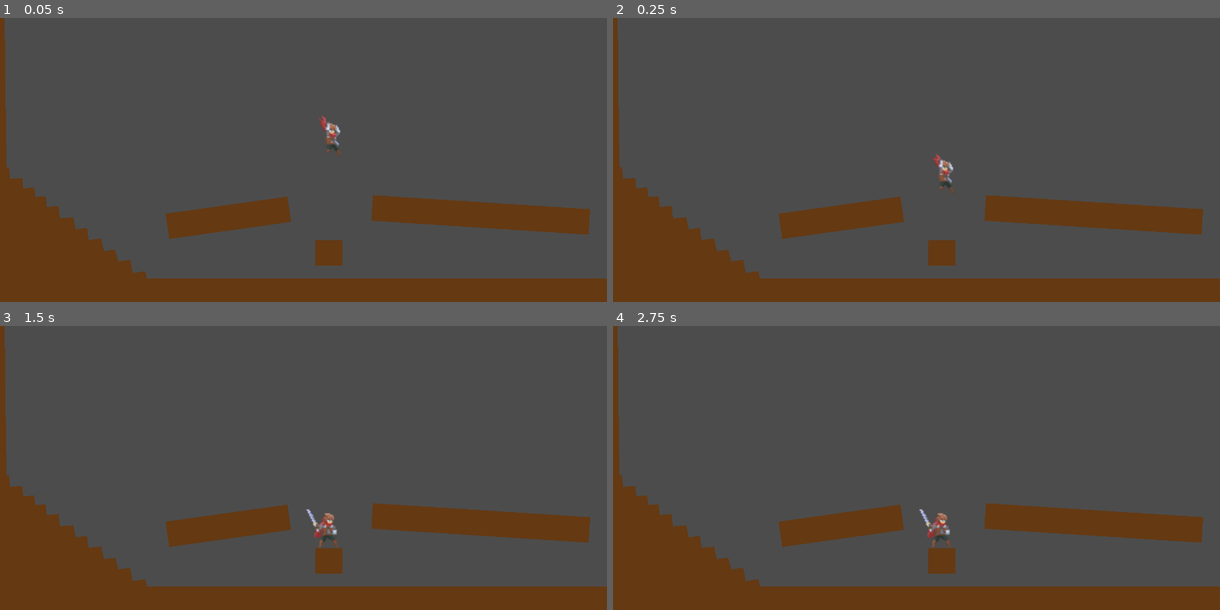
Above: before the commit, frames 1-4 (two rows, left to right).
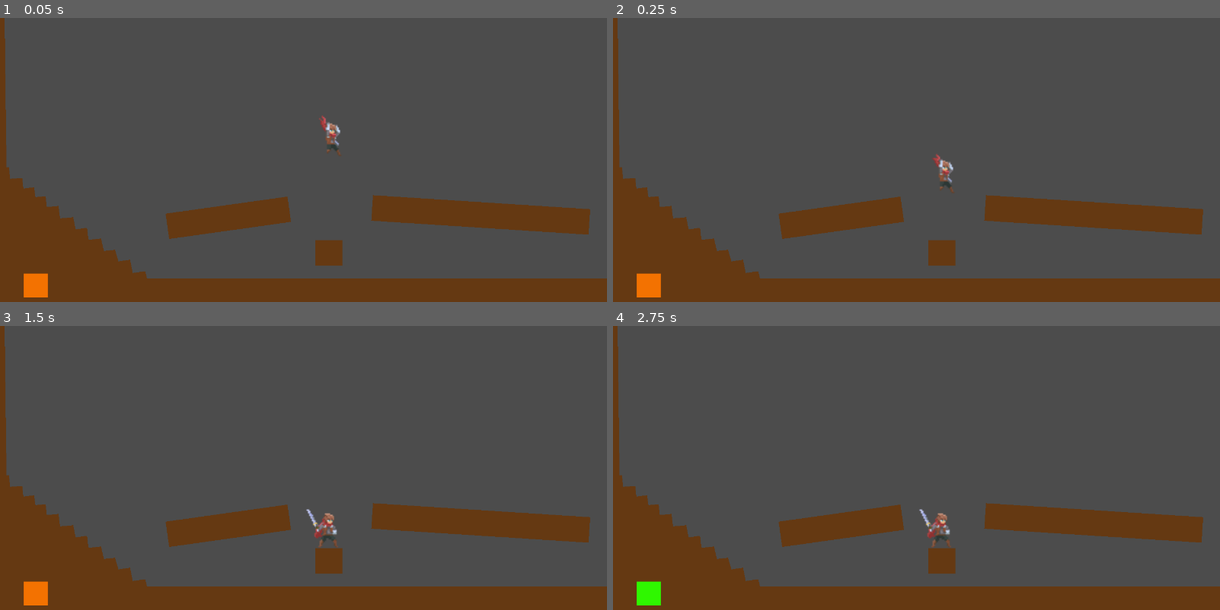
Above: after the commit, the same moments.

Repository: Amri-Tarik/Secrets-of-alchemy
Game: Godot game, scene res://scenes/main.tscn
Same seed, same stepped clock (60 frames per second), same inputs: the game is played once before the commit and once after it.
Inputs (mouse positions are in pixels of both pictures, inside the frame that each line leads up to):
- Up to frame 1 (0.05 s): no input
- Up to frame 2 (0.25 s): no input
- Up to frame 3 (1.5 s): tap Enter (ui_accept) at 0.5, 0.77 s; move the mouse to (437, 462) at 0.52 s; hold Right mouse button (ui_aoe) 0.53-1.28 s; hold Right (ui_right) from 0.53 s (still down); tap R (ui_switch) at 0.8, 1.35 s; move the mouse to (182, 493) at 1.27 s
- Up to frame 4 (2.75 s): tap Enter (ui_accept) at 1.52, 2 s; right-click (795, 493) at 1.55 s; move the mouse to (977, 411) at 2.02 s; release Right (ui_right) at 2.03 s; hold Left (ui_left) from 2.03 s (still down); hold Right mouse button (ui_aoe) from 2.03 s (still down); tap R (ui_switch) at 2.3 s

The runs differ from the first frame. In frame 1, 0.3% of the frame differs, in the area x 3-8%, y 89-99%; in frame 2, 0.3%; in frame 3, 0.3%; in frame 4, 0.3%.

Commit message:
added gas and element indicator

Diff:
--- /dev/null
+++ b/GDScript/element0.gd
@@ -0,0 +1,14 @@
+extends ColorRect
+
+var a = 1
+
+func _ready():
+	get_parent().connect("change_element",self,"active")
+
+func active():
+	if a == 1:
+		a = 0
+		color = Color("30f800")
+	else :
+		a = 1
+		color = Color("f47302")
--- a/GDScript/elemental.gd
+++ b/GDScript/elemental.gd
@@ -3,7 +3,6 @@
 export var aoe_length = 10
 var CENTRAL = Vector2()
 var IMPULSE = Vector2()
-var ground
 var CHAR_POS
 var mouse_pos
 var pos_burst_r
@@ -20,7 +19,7 @@
 	pos_burst_l = Vector2(-110,-25) + CHAR_POS
 	var timer = Timer.new()
 	self.add_child(timer)
-	timer.set_wait_time(3.5)
+	timer.set_wait_time(5)
 	randomize()
 	timer.start()
 	yield(timer,"timeout")
@@ -28,30 +27,32 @@
 	self.queue_free()
 
 
-func burst(particle,central,impulse):
+func burst(new_scale,particle,central,impulse,follow_mouse):
 	var elemental = particle.instance()
+	elemental.scale = new_scale
 	self.add_child(elemental)
 	CENTRAL = central
 	if get_node("../Hero/AnimatedSprite").flip_h :
-		IMPULSE = Vector2(-rand_range(impulse[0],impulse[1]),rand_range(impulse[2],impulse[3]) + pos_burst_l.direction_to(to_local(mouse_pos+Vector2(0,100))).y*5 )
+		IMPULSE = Vector2(-rand_range(impulse[0],impulse[1]),rand_range(impulse[2],impulse[3]) + pos_burst_l.direction_to(to_local(mouse_pos+Vector2(0,100))).y*5*follow_mouse )
 		translate(pos_burst_l)
 	else :
-		IMPULSE = Vector2(rand_range(impulse[0],impulse[1]),rand_range(impulse[2],impulse[3]) + pos_burst_r.direction_to(to_local(mouse_pos+Vector2(0,100))).y*5 )
+		IMPULSE = Vector2(rand_range(impulse[0],impulse[1]),rand_range(impulse[2],impulse[3]) + pos_burst_r.direction_to(to_local(mouse_pos+Vector2(0,100))).y*5*follow_mouse )
 		translate(pos_burst_r)
 
 
-func aoe(particle,k,ground):
+func aoe(new_scale,fill_height,particle,central,impulse,k,ground,aoe_coef):
 	var elemental = particle.instance()
+	elemental.scale = new_scale
 	self.add_child(elemental)
-	translate(Vector2(mouse_pos.x + aoe_length*k - 12.5*aoe_length,ground[k].y - 30) )
-	CENTRAL = Vector2(0,0)
-	IMPULSE = Vector2(rand_range(-1,1),0)
-	elemental.scale_amount = 2
-	elemental.gravity = Vector2(0,-500)
+	translate(Vector2(mouse_pos.x + aoe_length*k - 12.5*aoe_length , ground[k].y -30 -40*fill_height) )
+	CENTRAL = central
+	IMPULSE = Vector2( rand_range(impulse[0],impulse[1]), rand_range(impulse[2],impulse[3]) )
+	elemental.gravity = Vector2(0,-250*aoe_coef)
 #	self.scale = Vector2(2,2)
+#	elemental.scale_amount = elemental.scale_amount
 
 
-func _integrate_forces(state):
+func _integrate_forces(_state):
 	add_central_force(CENTRAL)
 	apply_central_impulse(IMPULSE)
 	set_inertia(1000)
--- /dev/null
+++ b/GDScript/gas.gd
@@ -0,0 +1,6 @@
+extends CPUParticles2D
+
+func _ready():
+	emitting = false
+	yield(get_tree().create_timer(0.2), "timeout")
+	emitting = true
--- a/GDScript/main.gd
+++ b/GDScript/main.gd
@@ -1,20 +1,28 @@
 extends Node2D
 
 const atom = preload("res://scenes/elemental.tscn")
-var flame = { "particle" : preload("res://scenes/spark.tscn"), "centralburst" : Vector2(-1.5,-5),"impulseburst" : [4,8,0,-2]   }
-var gas = {  }
+
+#aoe_fill = 2 is one node
+var flame = { "particle" : preload("res://scenes/spark.tscn"),"burstscale" : Vector2(1,1),"aoescale" : Vector2(2,2), "centralburst" : Vector2(-1.5,-5),"impulseburst" : [4,8,0,-2],"centralaoe" : Vector2(0,0),"impulseaoe" : [-1,1,0,0], "follow_mouse" : 1, "aoe_coef" : 2, "aoe_fill" : 1 }
+var gas = { "particle" : preload("res://scenes/gas.tscn"),"burstscale" : Vector2(3,3), "aoescale" : Vector2(3,3), "centralburst" : Vector2(0,-0.5),"impulseburst" : [-0.5,0.5,-0.5,0.5],"centralaoe" : Vector2(0,-0.3),"impulseaoe" : [-0.8,0.8,0,-0.5], "follow_mouse" : 0, "aoe_coef" : 0, "aoe_fill" : 3 }
+
 var element = [flame,gas]
 var i = 0
 var ground = {}
 var mouse_pos
 export var aoe_length = 10
 
+signal change_element
+
 func _ready():
+# warning-ignore:return_value_discarded
 	$Hero.connect("burst",self,"burst")
+# warning-ignore:return_value_discarded
 	$Hero.connect("aoe",self,"aoe")
 
 func _process(_delta):
 	if(Input.is_action_just_pressed("ui_switch")):
+		emit_signal("change_element")
 		if i :
 			i = 0
 		else :
@@ -25,17 +33,18 @@
 		mouse_pos = get_viewport().get_mouse_position()
 		for col in range(25) :
 			var space_state = get_world_2d().direct_space_state
-			ground[col] = space_state.intersect_ray(Vector2(mouse_pos.x + aoe_length*col - 12.5*aoe_length,mouse_pos.y),Vector2(mouse_pos.x + aoe_length*col - 12.5*aoe_length, 1400),[],2).position
+			ground[col] = space_state.intersect_ray(Vector2(mouse_pos.x + aoe_length*col - 12.5*aoe_length,mouse_pos.y),Vector2(mouse_pos.x + aoe_length*col - 12.5*aoe_length, 1400),[],1).position
 
 func burst():
 	for _k in range(25):
 			var elemental = atom.instance()
 			self.add_child(elemental)
-			elemental.burst(element[i].particle, element[i].centralburst, element[i].impulseburst)
+			elemental.burst(element[i].burstscale,element[i].particle, element[i].centralburst, element[i].impulseburst, element[i].follow_mouse)
 
 func aoe():
 	yield(get_tree().create_timer(0.2),"timeout")
 	for k in range(25):
+		for fill_height in range(element[i].aoe_fill):
 			var elemental = atom.instance()
 			self.add_child(elemental)
-			elemental.aoe(element[i].particle,k,ground)
+			elemental.aoe(element[i].aoescale,fill_height,element[i].particle,element[i].centralaoe, element[i].impulseaoe,k,ground,element[i].aoe_coef)
--- a/project.godot
+++ b/project.godot
@@ -80,6 +80,13 @@
  ]
 }
 
+[layer_names]
+
+2d_physics/layer_1="terrain"
+2d_physics/layer_2="fire"
+2d_physics/layer_3="gas"
+2d_physics/layer_20="hero"
+
 [rendering]
 
 environment/default_environment="res://default_env.tres"
--- a/scenes/elemental.tscn
+++ b/scenes/elemental.tscn
@@ -1,7 +1,6 @@
 [gd_scene load_steps=3 format=2]
 
 [ext_resource path="res://GDScript/elemental.gd" type="Script" id=1]
-
 
 [sub_resource type="RectangleShape2D" id=1]
 extents = Vector2( 2.31746, 2.36056 )
--- /dev/null
+++ b/scenes/gas.tscn
@@ -0,0 +1,20 @@
+[gd_scene load_steps=3 format=2]
+
+[ext_resource path="res://GDScript/gas.gd" type="Script" id=1]
+
+[sub_resource type="Gradient" id=1]
+colors = PoolColorArray( 0.443137, 0.964706, 0.14902, 0.396078, 0.878431, 0.94902, 0.027451, 0.258824 )
+
+[node name="CPUParticles2D" type="CPUParticles2D"]
+emitting = false
+lifetime = 2.5
+one_shot = true
+emission_shape = 2
+emission_rect_extents = Vector2( 5, 5 )
+direction = Vector2( 0, 0 )
+gravity = Vector2( 0, 0 )
+orbit_velocity = 0.1
+scale_amount = 4.0
+scale_amount_random = 0.44
+color_ramp = SubResource( 1 )
+script = ExtResource( 1 )
--- a/scenes/ground.tscn
+++ b/scenes/ground.tscn
@@ -5,8 +5,7 @@
 
 [node name="StaticBody2D" type="StaticBody2D"]
 position = Vector2( 232, 416 )
-collision_layer = 1023
-collision_mask = 1023
+collision_mask = 524290
 __meta__ = {
 "_edit_group_": true
 }
--- a/scenes/hero.tscn
+++ b/scenes/hero.tscn
@@ -52,7 +52,6 @@
 [ext_resource path="res://Individual Sprites/adventurer-cast-02.png" type="Texture" id=50]
 [ext_resource path="res://Individual Sprites/adventurer-cast-03.png" type="Texture" id=51]
 
-
 [sub_resource type="SpriteFrames" id=1]
 animations = [ {
 "frames": [ ExtResource( 13 ), ExtResource( 8 ), ExtResource( 12 ), ExtResource( 14 ) ],
@@ -60,9 +59,19 @@
 "name": "draw",
 "speed": 8.0
 }, {
+"frames": [ ExtResource( 44 ), ExtResource( 45 ), ExtResource( 46 ), ExtResource( 43 ), ExtResource( 47 ) ],
+"loop": false,
+"name": "cast",
+"speed": 10.0
+}, {
 "frames": [ ExtResource( 16 ), ExtResource( 11 ), ExtResource( 15 ), ExtResource( 10 ) ],
 "loop": false,
 "name": "sheat",
+"speed": 8.0
+}, {
+"frames": [ ExtResource( 42 ), ExtResource( 41 ) ],
+"loop": true,
+"name": "fall",
 "speed": 8.0
 }, {
 "frames": [ ExtResource( 40 ), ExtResource( 39 ), ExtResource( 37 ), ExtResource( 38 ) ],
@@ -70,35 +79,10 @@
 "name": "jump",
 "speed": 10.0
 }, {
-"frames": [ ExtResource( 44 ), ExtResource( 45 ), ExtResource( 46 ), ExtResource( 43 ), ExtResource( 47 ) ],
-"loop": false,
-"name": "cast",
-"speed": 10.0
-}, {
-"frames": [ ExtResource( 42 ), ExtResource( 41 ) ],
-"loop": true,
-"name": "fall",
-"speed": 8.0
-}, {
-"frames": [ ExtResource( 20 ), ExtResource( 19 ), ExtResource( 21 ), ExtResource( 22 ), ExtResource( 23 ), ExtResource( 24 ) ],
-"loop": true,
-"name": "walk",
-"speed": 8.0
-}, {
 "frames": [ ExtResource( 48 ), ExtResource( 49 ), ExtResource( 50 ), ExtResource( 51 ) ],
 "loop": false,
 "name": "aoe_cast",
 "speed": 10.0
-}, {
-"frames": [ ExtResource( 26 ), ExtResource( 25 ), ExtResource( 27 ), ExtResource( 30 ), ExtResource( 32 ), ExtResource( 33 ) ],
-"loop": true,
-"name": "run",
-"speed": 8.0
-}, {
-"frames": [ ExtResource( 28 ), ExtResource( 29 ), ExtResource( 31 ), ExtResource( 34 ), ExtResource( 35 ), ExtResource( 36 ) ],
-"loop": true,
-"name": "run2",
-"speed": 8.0
 }, {
 "frames": [ ExtResource( 4 ), ExtResource( 3 ), ExtResource( 2 ), ExtResource( 1 ) ],
 "loop": true,
@@ -109,6 +93,21 @@
 "loop": true,
 "name": "idle1",
 "speed": 5.0
+}, {
+"frames": [ ExtResource( 26 ), ExtResource( 25 ), ExtResource( 27 ), ExtResource( 30 ), ExtResource( 32 ), ExtResource( 33 ) ],
+"loop": true,
+"name": "run",
+"speed": 8.0
+}, {
+"frames": [ ExtResource( 20 ), ExtResource( 19 ), ExtResource( 21 ), ExtResource( 22 ), ExtResource( 23 ), ExtResource( 24 ) ],
+"loop": true,
+"name": "walk",
+"speed": 8.0
+}, {
+"frames": [ ExtResource( 28 ), ExtResource( 29 ), ExtResource( 31 ), ExtResource( 34 ), ExtResource( 35 ), ExtResource( 36 ) ],
+"loop": true,
+"name": "run2",
+"speed": 8.0
 } ]
 
 [node name="Hero" type="KinematicBody2D"]
--- a/scenes/main.tscn
+++ b/scenes/main.tscn
@@ -1,9 +1,10 @@
-[gd_scene load_steps=5 format=2]
+[gd_scene load_steps=6 format=2]
 
 [ext_resource path="res://scenes/hero.tscn" type="PackedScene" id=1]
 [ext_resource path="res://scenes/ground.tscn" type="PackedScene" id=2]
 [ext_resource path="res://scenes/stairs.tscn" type="PackedScene" id=3]
 [ext_resource path="res://GDScript/main.gd" type="Script" id=4]
+[ext_resource path="res://GDScript/element0.gd" type="Script" id=5]
 
 [node name="main" type="Node2D"]
 script = ExtResource( 4 )
@@ -52,3 +53,14 @@
 position = Vector2( 88, 560 )
 rotation = 0.69115
 scale = Vector2( 0.946, 1.976 )
+
+[node name="element0" type="ColorRect" parent="."]
+margin_left = 60.0
+margin_top = 589.449
+margin_right = 115.0
+margin_bottom = 644.449
+color = Color( 0.956863, 0.45098, 0.00784314, 1 )
+script = ExtResource( 5 )
+__meta__ = {
+"_edit_use_anchors_": false
+}
--- a/scenes/spark.tscn
+++ b/scenes/spark.tscn
@@ -1,7 +1,6 @@
 [gd_scene load_steps=4 format=2]
 
 [ext_resource path="res://GDScript/CPUParticles2D.gd" type="Script" id=1]
-
 
 [sub_resource type="Curve" id=1]
 min_value = 1.02
--- a/scenes/stairs.tscn
+++ b/scenes/stairs.tscn
@@ -6,8 +6,7 @@
 [node name="StaticBody2D" type="StaticBody2D"]
 position = Vector2( 174.343, 330.175 )
 rotation = 0.811578
-collision_layer = 1023
-collision_mask = 1023
+collision_mask = 524290
 
 [node name="CollisionShape2D" type="CollisionShape2D" parent="."]
 position = Vector2( 3.92673, 51.1372 )
